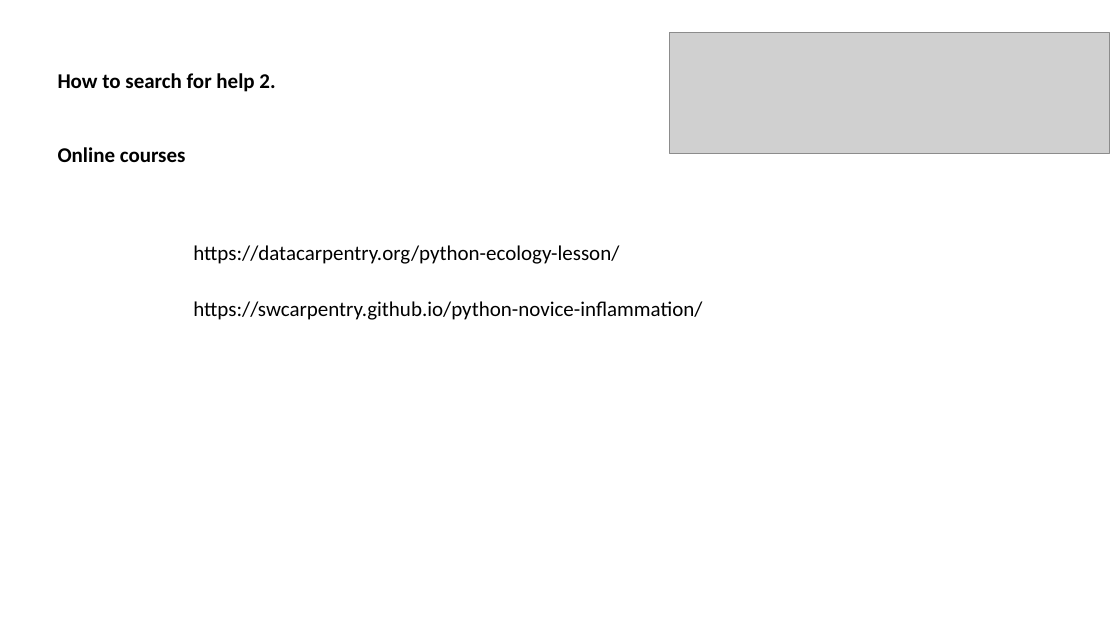
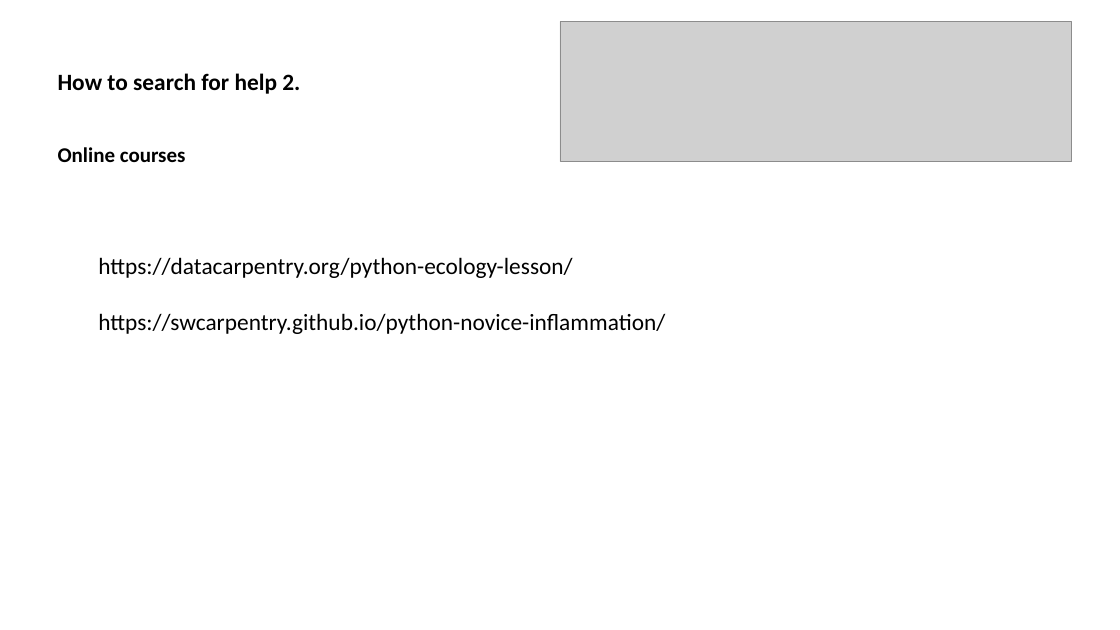
Before and after one commit to nicksavill/DEB_development, a slide deck: slide 3 of Week_1/Getting_help.pptx. Drawn at 1120x630 pixels with LibreOffice and Linux fonts; fonts in the diff are those of the drawing; grey boxes stand for pictures. Boxes give left, top, right and bottom in pixels: in the first picture for what was removed or moved away, otherwise in the second. Text is boxed around its words. In the diff, an @@ line names an element or a change of style, - is before the commit and + after.

```diff
--- a/Week_1/Getting_help.pptx
+++ b/Week_1/Getting_help.pptx
@@ picture: place and size @@
-picture at box(670, 33, 1110, 153)
+picture at box(560, 22, 1072, 161)
@@ size 18 to 20 pt in 3 elements at box(58, 73, 300, 94), box(98, 313, 665, 334), box(98, 257, 572, 278) @@
@@ text "https://datacarpentry.org/python-ecology-lesson/": place and size @@
-text "https://datacarpentry.org/python-ecology-lesson/" at box(193, 245, 619, 264)
+text "https://datacarpentry.org/python-ecology-lesson/" at box(98, 257, 572, 278)
@@ text "https://swcarpentry.github.io/python-novice-inflammation/": place and size @@
-text "https://swcarpentry.github.io/python-novice-inflammation/" at box(193, 301, 702, 320)
+text "https://swcarpentry.github.io/python-novice-inflammation/" at box(98, 313, 665, 334)
```
Also in this commit, not shown: 4 other slides changed, 2 slides added, 13 other files.
